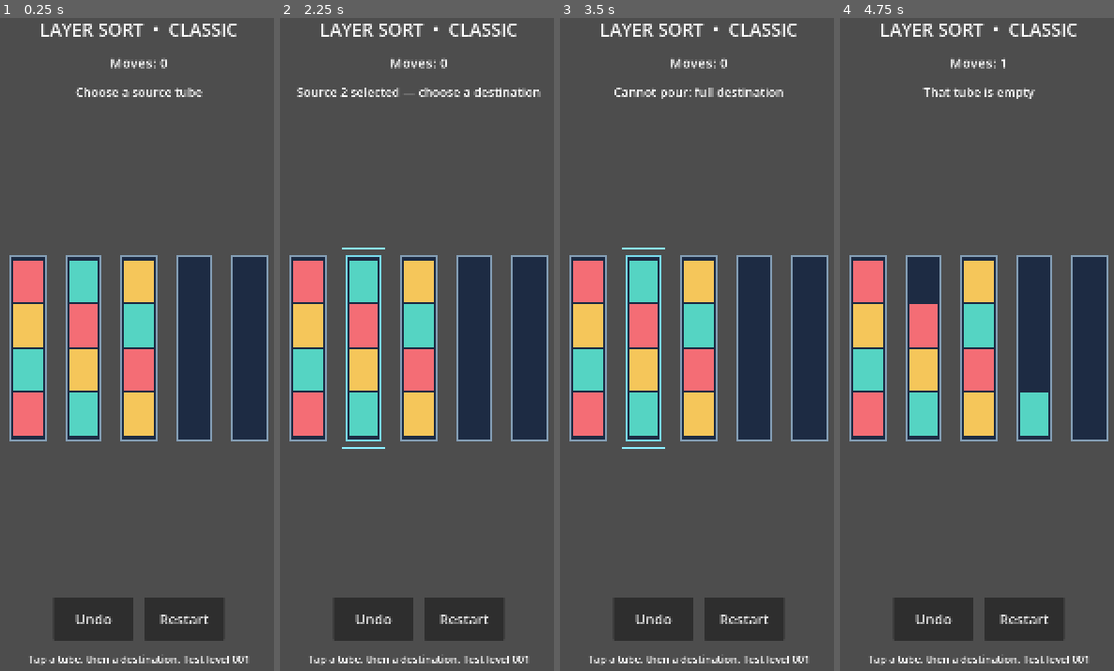
Above: before the commit, frames 1-4 (left to right).
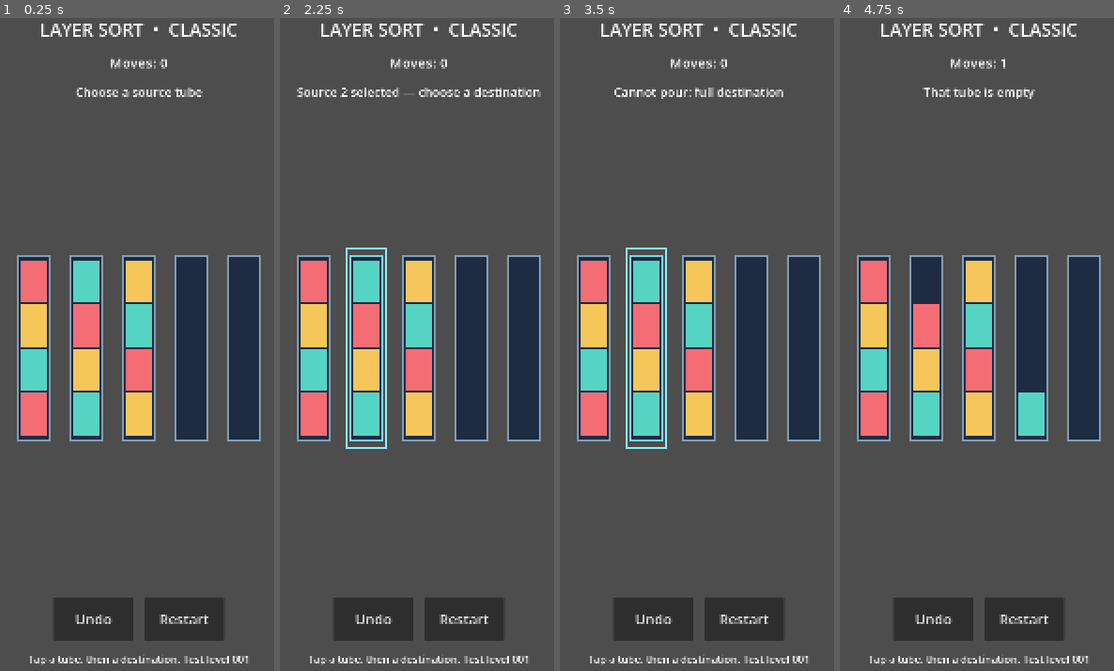
Above: after the commit, the same moments.

Repository: Yoseftext/layer-sort
Game: Godot game, scene res://scenes/game/classic_game.tscn
Same seed, same stepped clock (60 frames per second), same inputs: the game is played once before the commit and once after it.
Inputs (mouse positions are in pixels of both pictures, inside the frame that each line leads up to):
- Up to frame 1 (0.25 s): no input
- Up to frame 2 (2.25 s): click (307, 351) at 0.52 s; click (312, 351) at 1.27 s; click (362, 351) at 2.02 s
- Up to frame 3 (3.5 s): click (699, 351) at 2.77 s
- Up to frame 4 (4.75 s): click (1034, 351) at 3.52 s; click (1089, 351) at 4.27 s

The runs differ from the first frame. In frame 1, 6.9% of the frame differs, in the area x 3-98%, y 36-65%; in frame 2, 6.9%, in the area x 3-98%, y 35-66%; in frame 3, 6.9%; in frame 4, 6.9%.

Commit message:
fix(g2.1): harden focus, conflicting input, history and level boundary

Diff:
--- a/scripts/application/game_session.gd
+++ b/scripts/application/game_session.gd
@@ -5,7 +5,12 @@
 var _initial: GameState
 var _state: GameState
 var _history: Array[GameState] = []
-var animation_locked: bool = false
+## Explicit finite safety limit, not a permanent gameplay/save specification.
+const MAX_HISTORY: int = 512
+var _animation_locked: bool = false
+var animation_locked: bool:
+	get:
+		return _animation_locked
 
 
 func _init(initial: GameState) -> void:
@@ -25,28 +30,30 @@
 	var action: Dictionary = MoveRules.pour(_state, source, destination)
 	if not action.ok:
 		return {"ok": false, "reason": action.reason, "moved": 0}
+	if _history.size() >= MAX_HISTORY:
+		return {"ok": false, "reason": "HISTORY_FULL", "moved": 0}
 	_history.append(_state.copy())
 	_state = action.state
-	animation_locked = true
+	_animation_locked = true
 	return {"ok": true, "reason": "", "moved": action.moved, "won": WinRules.is_won(_state)}
 
 
 func finish_animation() -> void:
-	animation_locked = false
+	_animation_locked = false
 
 
 func undo() -> bool:
 	if _history.is_empty():
 		return false
 	_state = _history.pop_back()
-	animation_locked = false
+	_animation_locked = false
 	return true
 
 
 func restart() -> void:
 	_state = _initial.copy()
 	_history.clear()
-	animation_locked = false
+	_animation_locked = false
 
 
 func history_size() -> int:
--- a/scripts/application/level_loader.gd
+++ b/scripts/application/level_loader.gd
@@ -3,11 +3,13 @@
 
 ## G2: strict, finite Classic fixture format. Later mechanics need a new parser.
 static func read_file(path: String) -> Dictionary:
-	if not path.begins_with("res://content/levels/level_") or not path.ends_with(".json"):
+	if path != path.simplify_path() or path.get_base_dir() != "res://content/levels" or not path.get_file().begins_with("level_") or not path.ends_with(".json"):
 		return {"ok": false, "error": "INVALID_PATH"}
 	var file: FileAccess = FileAccess.open(path, FileAccess.READ)
 	if file == null:
 		return {"ok": false, "error": "FILE_NOT_FOUND"}
+	if file.get_length() > 16384:
+		return {"ok": false, "error": "LEVEL_TOO_LARGE"}
 	var text: String = file.get_as_text()
 	if text.length() > 16384:
 		return {"ok": false, "error": "LEVEL_TOO_LARGE"}
@@ -27,7 +29,7 @@
 			return {"ok": false, "error": "MISSING_" + key.to_upper()}
 	if data.size() != required.size() or not _integer_is(data.schema_version, 1) or not _integer_is(data.content_version, 1):
 		return {"ok": false, "error": "UNSUPPORTED_VERSION_OR_FIELDS"}
-	if not data.level_id is String or not String(data.level_id).is_valid_identifier():
+	if not data.level_id is String or String(data.level_id).length() > 64 or not String(data.level_id).is_valid_identifier():
 		return {"ok": false, "error": "INVALID_ID"}
 	if not _integer_is(data.capacity, 4):
 		return {"ok": false, "error": "INVALID_CAPACITY"}
@@ -35,7 +37,7 @@
 		return {"ok": false, "error": "INVALID_PALETTE"}
 	var names: Dictionary = {}
 	for name: Variant in data.palette:
-		if not name is String or String(name).is_empty() or names.has(name):
+		if not name is String or String(name).is_empty() or String(name).length() > 32 or names.has(name):
 			return {"ok": false, "error": "INVALID_PALETTE"}
 		names[name] = true
 	if not data.mechanics is Array or not data.mechanics.is_empty():
@@ -59,7 +61,7 @@
 		for colour: Variant in raw_tube:
 			if typeof(colour) != TYPE_INT and typeof(colour) != TYPE_FLOAT:
 				return {"ok": false, "error": "INVALID_COLOUR"}
-			if colour < 0 or colour >= data.palette.size() or float(colour) != float(int(colour)):
+			if not is_finite(float(colour)) or colour < 0 or colour >= data.palette.size() or float(colour) != float(int(colour)):
 				return {"ok": false, "error": "INVALID_COLOUR"}
 			layers.append(int(colour))
 			colour_counts[int(colour)] += 1
--- a/scripts/presentation/tube_view.gd
+++ b/scripts/presentation/tube_view.gd
@@ -10,7 +10,7 @@
 
 
 func _ready() -> void:
-	custom_minimum_size = Vector2(106, 440)
+	custom_minimum_size = Vector2(100, 440)
 	focus_mode = Control.FOCUS_NONE
 	flat = true
 	queue_redraw()
--- a/scripts/ui/classic_game.gd
+++ b/scripts/ui/classic_game.gd
@@ -11,12 +11,18 @@
 var _views: Array[TubeView] = []
 var _status: Label
 var _moves: Label
+var _contacts: Array[int] = []
+var _suspended: bool = false
+var _conflicting_touch: bool = false
 
 
 func _ready() -> void:
 	var loaded: Dictionary = LevelLoader.read_file(LEVEL_PATH)
 	if not loaded.ok:
 		push_error("G2_LEVEL_ERROR " + String(loaded.error))
+		var error_label: Label = _make_label("Cannot load test level: " + String(loaded.error), 28)
+		error_label.set_anchors_and_offsets_preset(Control.PRESET_FULL_RECT)
+		add_child(error_label)
 		return
 	_session = GameSession.new(loaded.state)
 	_build_ui()
@@ -95,6 +101,8 @@
 
 
 func _on_tube_pressed(index: int) -> void:
+	if _session == null or _suspended or _conflicting_touch:
+		return
 	if _session.animation_locked:
 		_status.text = "Pour in progress"
 		return
@@ -139,6 +147,8 @@
 
 
 func _on_undo() -> void:
+	if _session == null or _suspended or _conflicting_touch:
+		return
 	_animation_token += 1
 	_selected_source = -1
 	_status.text = "Undo" if _session.undo() else "Nothing to undo"
@@ -147,9 +157,45 @@
 
 
 func _on_restart() -> void:
+	if _session == null or _suspended or _conflicting_touch:
+		return
 	_animation_token += 1
 	_selected_source = -1
 	_session.restart()
 	_status.text = "Restarted — choose a source tube"
 	_refresh()
 	print("LAYER_SORT_G2_RESTART %s" % _session.snapshot().identity())
+
+
+func _input(event: InputEvent) -> void:
+	if event is InputEventScreenTouch:
+		var touch: InputEventScreenTouch = event
+		if touch.pressed and not _contacts.has(touch.index):
+			_contacts.append(touch.index)
+		elif not touch.pressed:
+			_contacts.erase(touch.index)
+		if _contacts.size() > 1:
+			_conflicting_touch = true
+			_selected_source = -1
+			if _session != null:
+				_status.text = "Use one finger at a time"
+				_refresh()
+		if _conflicting_touch:
+			get_viewport().set_input_as_handled()
+			if _contacts.is_empty():
+				_conflicting_touch = false
+
+
+func _notification(what: int) -> void:
+	if what == NOTIFICATION_APPLICATION_FOCUS_OUT or what == NOTIFICATION_APPLICATION_PAUSED:
+		_suspended = true
+		_contacts.clear()
+		_conflicting_touch = false
+		_selected_source = -1
+		_animation_token += 1
+		if _session != null:
+			_session.finish_animation()
+			_status.text = "Paused — selection cleared"
+			_refresh()
+	elif what == NOTIFICATION_APPLICATION_FOCUS_IN or what == NOTIFICATION_APPLICATION_RESUMED:
+		_suspended = false
--- a/tests/g2/classic_rules_test.gd
+++ b/tests/g2/classic_rules_test.gd
@@ -117,6 +117,8 @@
 			_check(second_puzzle.submit(step.x, step.y).ok, "second level legal move " + str(step))
 			second_puzzle.finish_animation()
 		_check(WinRules.is_won(second_puzzle.snapshot()), "second level fixture reaches win")
+	_hardening_tests()
+	await _interaction_tests()
 	print("G2_RULE_TESTS status=%s checks=%d failures=%d" % ["PASS" if failures == 0 else "FAIL", checks, failures])
 	quit(0 if failures == 0 else 1)
 
@@ -127,3 +129,92 @@
 		for colour: int in tube.layers:
 			totals[colour] = totals.get(colour, 0) + 1
 	return totals
+
+
+func _hardening_tests() -> void:
+	var valid: Dictionary = JSON.parse_string(FileAccess.get_file_as_string("res://content/levels/level_001.json"))
+	for field: String in valid.keys():
+		var missing: Dictionary = valid.duplicate(true)
+		missing.erase(field)
+		_check(not LevelLoader.from_data(missing).ok, "missing required field " + field)
+	for field: String in ["capacity", "schema_version", "content_version"]:
+		for value: Variant in [true, "4", 1.5, -1, INF, NAN]:
+			var bad: Dictionary = valid.duplicate(true)
+			bad[field] = value
+			_check(not LevelLoader.from_data(bad).ok, "invalid numeric field " + field)
+	for value: Variant in [true, "0", 0.5, -1, 99, INF, NAN]:
+		var bad: Dictionary = valid.duplicate(true)
+		bad.tubes_bottom_to_top[0][0] = value
+		_check(not LevelLoader.from_data(bad).ok, "invalid numeric colour")
+	for value: Variant in [null, {}, "tube", [0, 0, 0, 0, 0]]:
+		var bad: Dictionary = valid.duplicate(true)
+		bad.tubes_bottom_to_top[0] = value
+		_check(not LevelLoader.from_data(bad).ok, "invalid tube structure/overflow")
+	_check(not LevelLoader.read_file("res://content/levels/level_../level_001.json").ok, "path traversal rejected")
+	var initial: GameState = _board([[0, 1], [], []])
+	var session: GameSession = GameSession.new(initial)
+	initial.tubes[0].layers.clear()
+	_check(session.snapshot().tubes[0].layers == [0, 1], "constructor copies initial state")
+	var external: GameState = session.snapshot()
+	external.tubes[0].layers.clear()
+	_check(session.snapshot().tubes[0].layers == [0, 1], "snapshot cannot mutate session")
+	var start: String = session.snapshot().identity()
+	var started: int = Time.get_ticks_usec()
+	for step: int in range(GameSession.MAX_HISTORY):
+		var source: int = 0 if step % 2 == 0 else 1
+		var destination: int = 1 if step % 2 == 0 else 0
+		_check(session.submit(source, destination).ok, "bounded cyclic move")
+		session.finish_animation()
+	var full: String = session.snapshot().identity()
+	_check(session.submit(0, 1).reason == "HISTORY_FULL", "history limit explicit rejection")
+	_check(session.snapshot().identity() == full and session.history_size() == GameSession.MAX_HISTORY, "history rejection no mutation")
+	for _step: int in range(GameSession.MAX_HISTORY):
+		_check(session.undo(), "bounded history Undo")
+	_check(session.snapshot().identity() == start, "full history restores initial")
+	for _step: int in range(3):
+		_check(not session.undo(), "repeated empty Undo safe")
+	print("G21_BOUNDED_HISTORY elapsed_us=%d snapshots=%d" % [Time.get_ticks_usec() - started, GameSession.MAX_HISTORY])
+	var winning: GameSession = GameSession.new(_board([[0, 0, 0], [0], []]))
+	_check(winning.submit(1, 0).won, "winning commit")
+	winning.restart()
+	_check(not WinRules.is_won(winning.snapshot()) and not winning.animation_locked, "Restart during winning lock")
+	_check(winning.history_size() == 0 and not winning.undo(), "Restart clears history after Win")
+
+
+func _interaction_tests() -> void:
+	var packed: PackedScene = load("res://scenes/game/classic_game.tscn")
+	var scene: Control = packed.instantiate()
+	root.add_child(scene)
+	await process_frame
+	scene._on_tube_pressed(0)
+	_check(scene._selected_source == 0, "source selection")
+	scene._notification(MainLoop.NOTIFICATION_APPLICATION_FOCUS_OUT)
+	_check(scene._selected_source == -1 and scene._suspended, "focus loss clears selection")
+	var before: String = scene._session.snapshot().identity()
+	scene._on_tube_pressed(3)
+	_check(scene._session.snapshot().identity() == before, "suspended tap no mutation")
+	scene._notification(MainLoop.NOTIFICATION_APPLICATION_FOCUS_IN)
+	scene._on_tube_pressed(0)
+	scene._on_tube_pressed(3)
+	_check(scene._session.snapshot().move_count == 1, "one UI move committed")
+	scene._on_tube_pressed(1)
+	scene._on_tube_pressed(4)
+	_check(scene._session.snapshot().move_count == 1, "rapid UI taps locked")
+	scene._on_restart()
+	await create_timer(0.35).timeout
+	_check(scene._session.snapshot().identity() == before and scene._selected_source == -1, "Restart cancels old timer/selection")
+	for index: int in [0, 1]:
+		var touch: InputEventScreenTouch = InputEventScreenTouch.new()
+		touch.index = index
+		touch.pressed = true
+		scene._input(touch)
+	scene._on_tube_pressed(0)
+	_check(scene._selected_source == -1, "conflicting fingers cannot select")
+	for index: int in [1, 0]:
+		var touch: InputEventScreenTouch = InputEventScreenTouch.new()
+		touch.index = index
+		touch.pressed = false
+		scene._input(touch)
+	_check(not scene._conflicting_touch and scene._contacts.is_empty(), "contacts released cleanly")
+	scene.queue_free()
+	await process_frame
Not shown, added: docs/G21_HARDENING_REPORT.md
